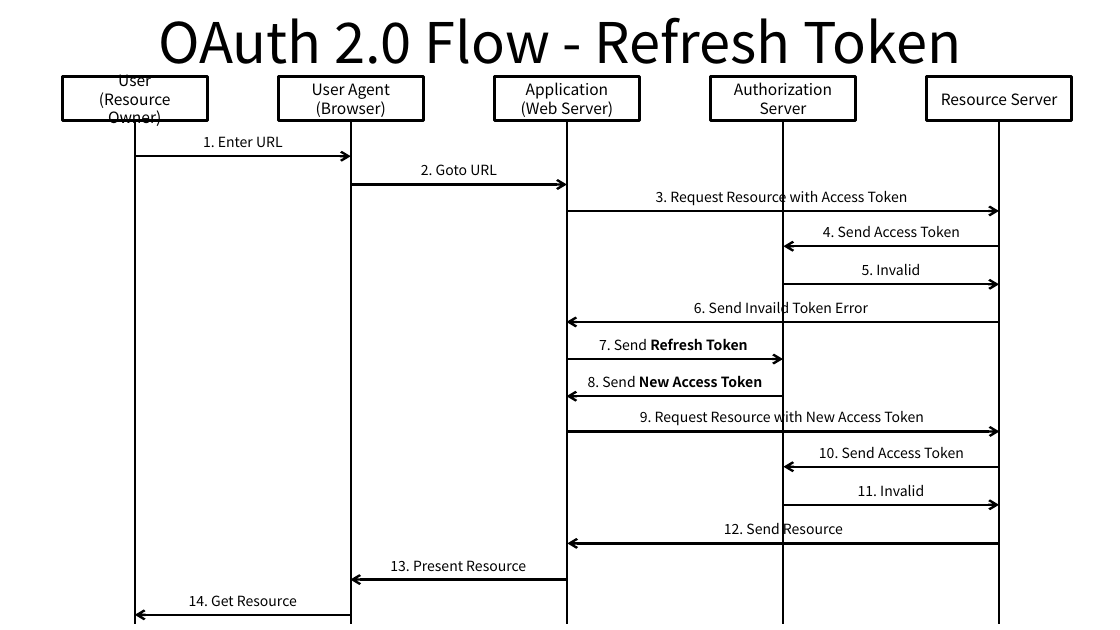
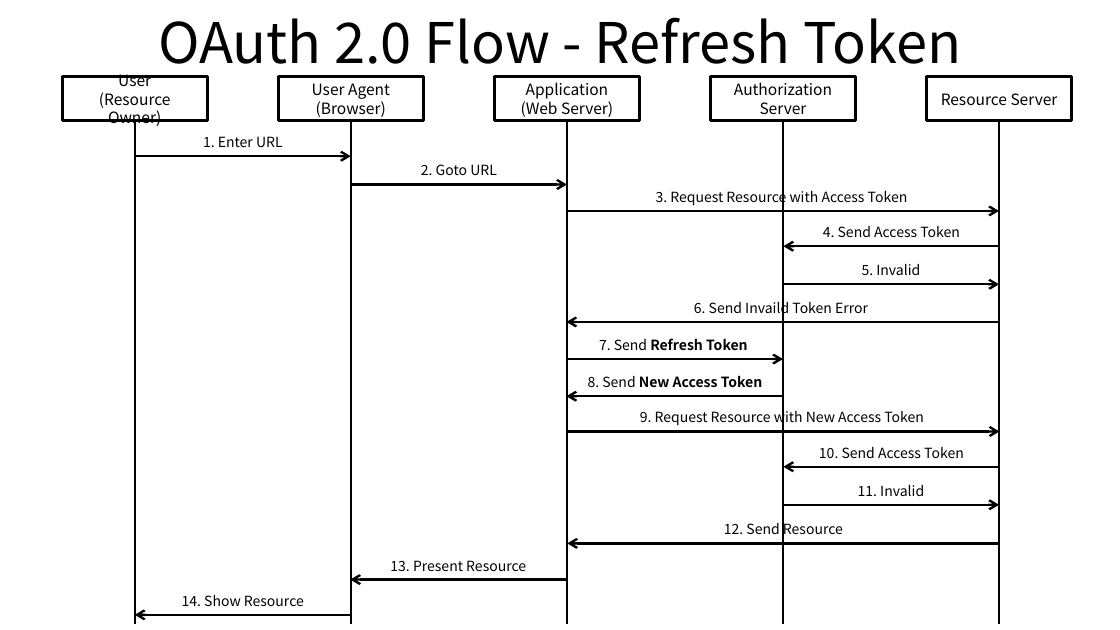
Before and after one commit to ssup2/blog-old, a slide deck: slide 6 of images/theory_analysis/OAuth_2.0/OAuth_2.0.pptx. Drawn at 1120x630 pixels with LibreOffice and Linux fonts; fonts in the diff are those of the drawing. Boxes give left, top, right and bottom in pixels: in the first picture for what was removed or moved away, otherwise in the second. Text is boxed around its words. In the diff, an @@ line names an element or a change of style, - is before the commit and + after.

Commit message:
Update OAuth

```diff
--- a/images/theory_analysis/OAuth_2.0/OAuth_2.0.pptx
+++ b/images/theory_analysis/OAuth_2.0/OAuth_2.0.pptx
@@ text at box(182, 595, 304, 606): text changed @@
-14. Get Resource
+14. Show Resource
```
Also in this commit, not shown: 1 other slide changed, 3 other files.
